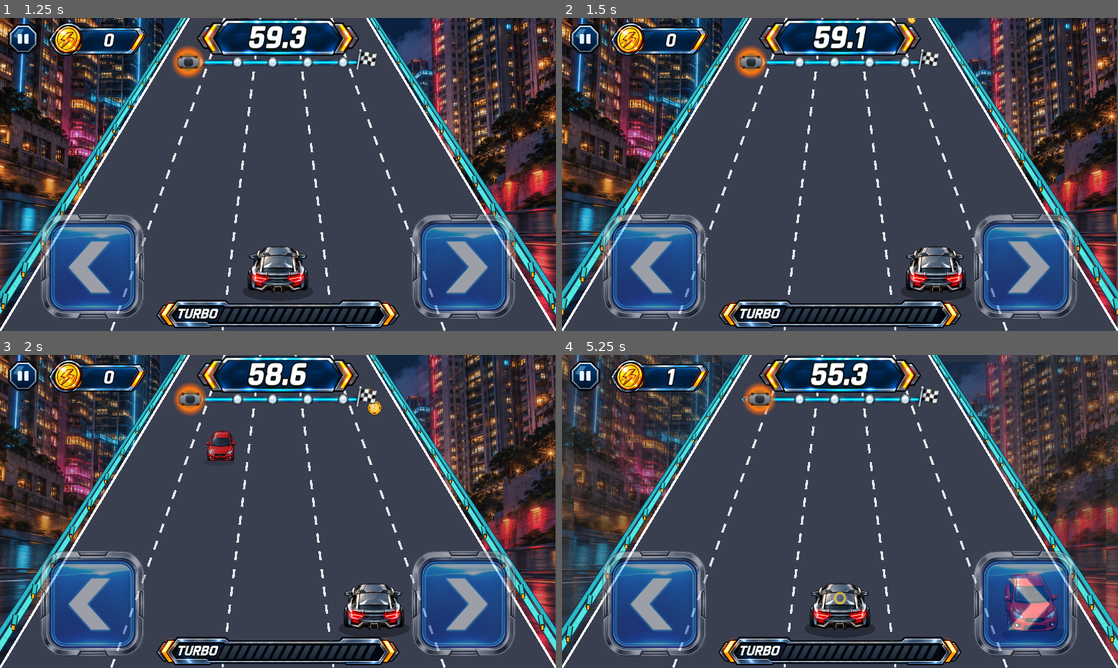
Above: before the commit, frames 1-4 (two rows, left to right).
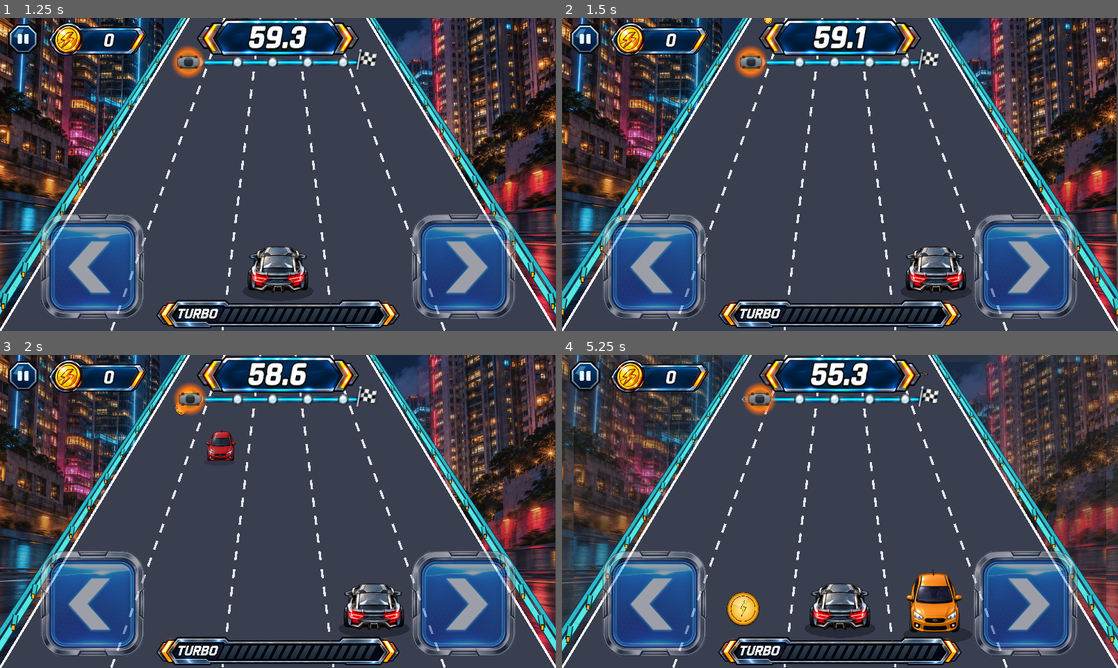
Above: after the commit, the same moments.

Repository: kjs8806/swerve
Game: Godot game, scene res://scenes/Main.tscn
Two runs of this game, one before a commit and one after it. Both use one fixed random seed, a clock stepped at 60 frames per second and the inputs below.
Inputs:
- Up to frame 1 (1.25 s): click "TAP TO START" at 0.5 s
- Up to frame 2 (1.5 s): tap Enter at 1.25, 1.35 s; hold Right from 1.28 s (still down)
- Up to frame 3 (2 s): keep holding Right; tap Space at 1.52 s
- Up to frame 4 (5.25 s): release Right at 2.03 s; hold Left 2.03-2.78 s; tap Enter every 0.75 s from 2.1 to 5.1 s; tap Space at 2.27, 3.77, 4.52 s; hold Right 2.78-4.28 s; hold Left from 4.28 s (still down)

Frame 1 is identical in both runs. In frame 2, less than 0.1% of the frame differs, in the area x 36-64%, y 0-2%; in frame 3, 0.2%; in frame 4, 3.3%, in the area x 18-90%, y 4-89%.

Commit message:
Guard against coins and obstacles sharing a lane
_spawn_coins() picked a lane fully at random with no awareness of live
obstacles, and _spawn_obstacle_wave() only avoided other obstacles, not
coins. Either direction could force a choice between collecting a coin
and taking a hit. Both spawners now exclude lanes the other occupies,
so a perfect run can always clear every coin without a collision.
Verified by simulating 10 seeded 60s runs with no overlap.

Co-Authored-By: Claude Sonnet 5 <noreply@anthropic.com>
Claude-Session: https://claude.ai/code/session_01QqagUjceaYyhY4xqvSyKnT

Diff:
--- a/godot/scripts/Race.gd
+++ b/godot/scripts/Race.gd
@@ -516,10 +516,17 @@
 	else:
 		count = 2 if randf() < 0.5 else 3
 
+	# Coin lanes are excluded too, not just other obstacles' - a coin and an
+	# oncoming car sharing a lane forces the player to choose between the
+	# coin and a collision, which breaks the no-damage full-coin clear a
+	# perfect run should always be able to achieve.
 	var occupied_lanes: Dictionary = {}
 	for o in obstacles:
 		if not o["resolved"]:
 			occupied_lanes[o["lane"]] = true
+	for c in coins_list:
+		if not c["collected"]:
+			occupied_lanes[c["lane"]] = true
 
 	var free_lanes: Array = []
 	for i in range(LANES):
@@ -548,7 +555,22 @@
 
 
 func _spawn_coins() -> void:
-	var lane := randi() % LANES
+	# Same guard as _spawn_obstacle_wave, from the coin side: never place a
+	# coin in a lane an unresolved obstacle already occupies, so collecting
+	# every coin never requires driving into a car.
+	var occupied_lanes: Dictionary = {}
+	for o in obstacles:
+		if not o["resolved"]:
+			occupied_lanes[o["lane"]] = true
+
+	var free_lanes: Array = []
+	for i in range(LANES):
+		if not occupied_lanes.has(i):
+			free_lanes.append(i)
+	if free_lanes.is_empty():
+		return
+
+	var lane: int = free_lanes[randi() % free_lanes.size()]
 	var run_len := 1 + (randi() % 3)
 	for i in range(run_len):
 		coins_list.append({"lane": lane, "p": -i * 0.06, "collected": false})
